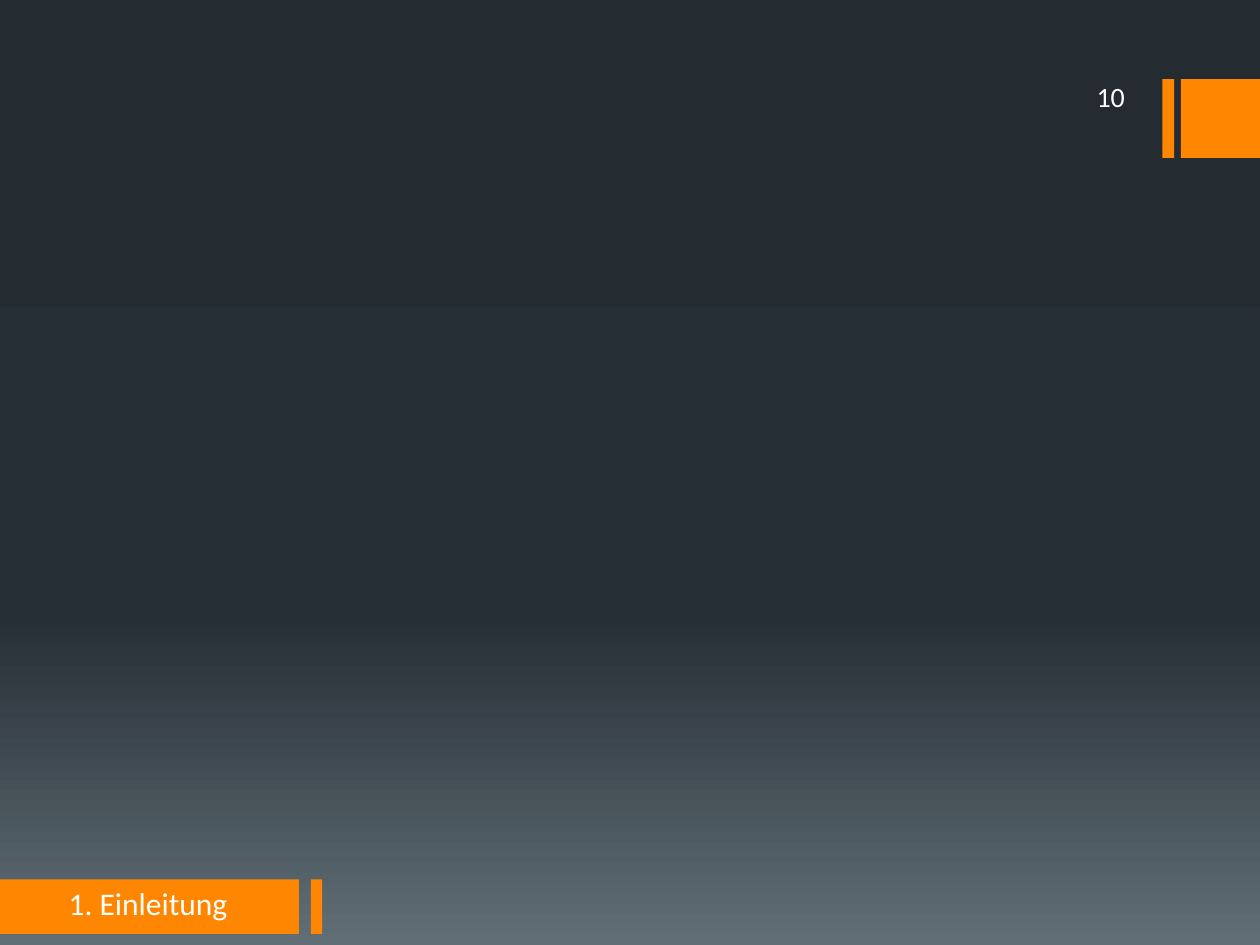
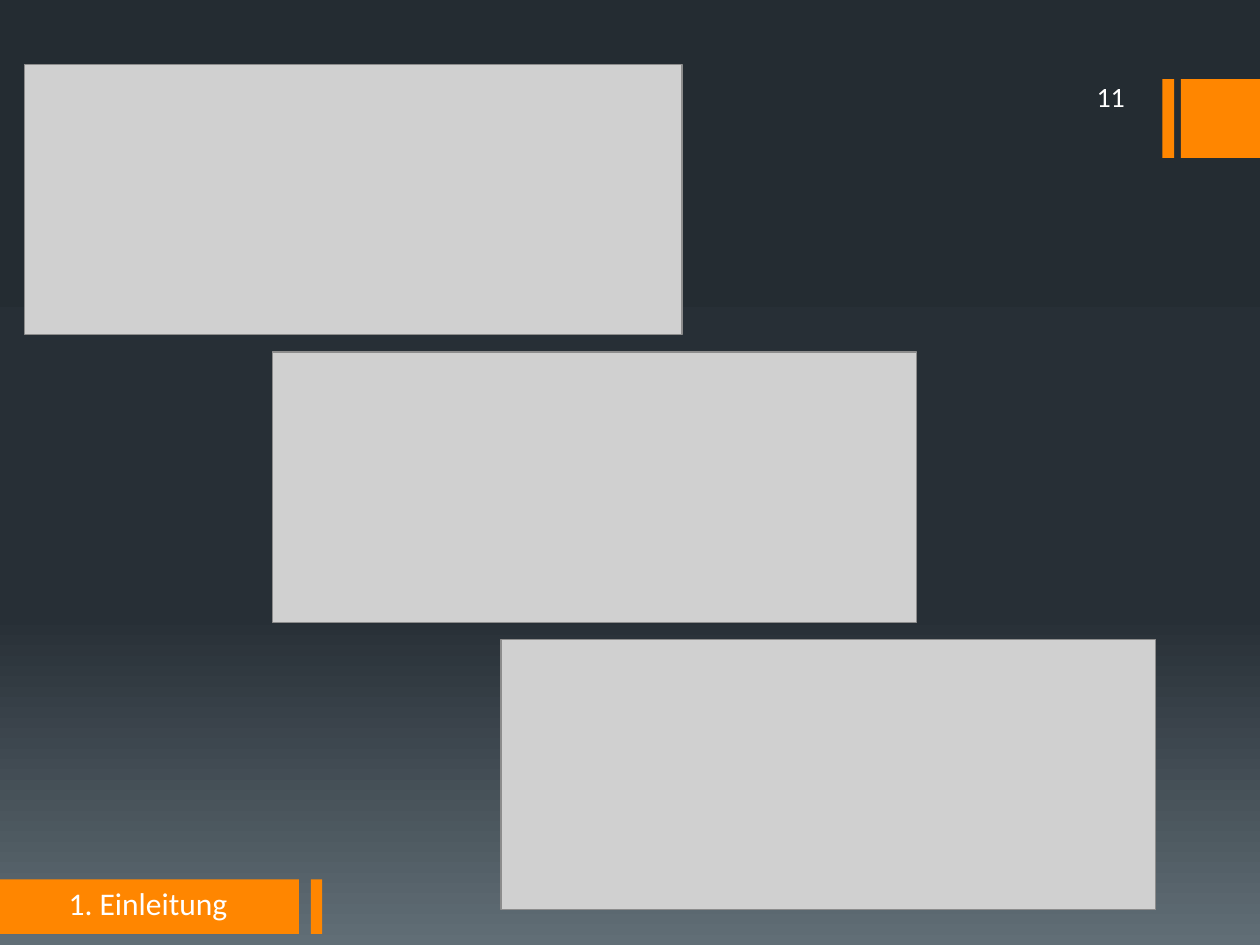
Before and after one commit to DerKleineGauss/Masterarbeit, a slide deck: slide 11 of Abschlussvortrag/Präsentation.pptx (slide 10 before the commit). Drawn at 1260x945 pixels with LibreOffice and Linux fonts; fonts in the diff are those of the drawing; grey boxes stand for pictures. Boxes give left, top, right and bottom in pixels: in the first picture for what was removed or moved away, otherwise in the second. Text is boxed around its words. In the diff, an @@ line names an element or a change of style, - is before the commit and + after.

```diff
--- a/Abschlussvortrag/Präsentation.pptx
+++ b/Abschlussvortrag/Präsentation.pptx
@@ picture added at bbox=[25, 64, 683, 335] @@
@@ page number at bbox=[1097, 89, 1125, 107]: text changed @@
-10
+11
@@ picture added at bbox=[273, 352, 917, 622] @@
@@ picture added at bbox=[501, 640, 1157, 910] @@
```
Also in this commit, not shown: 1 other slide changed, 1 slide added, 7 other files.
